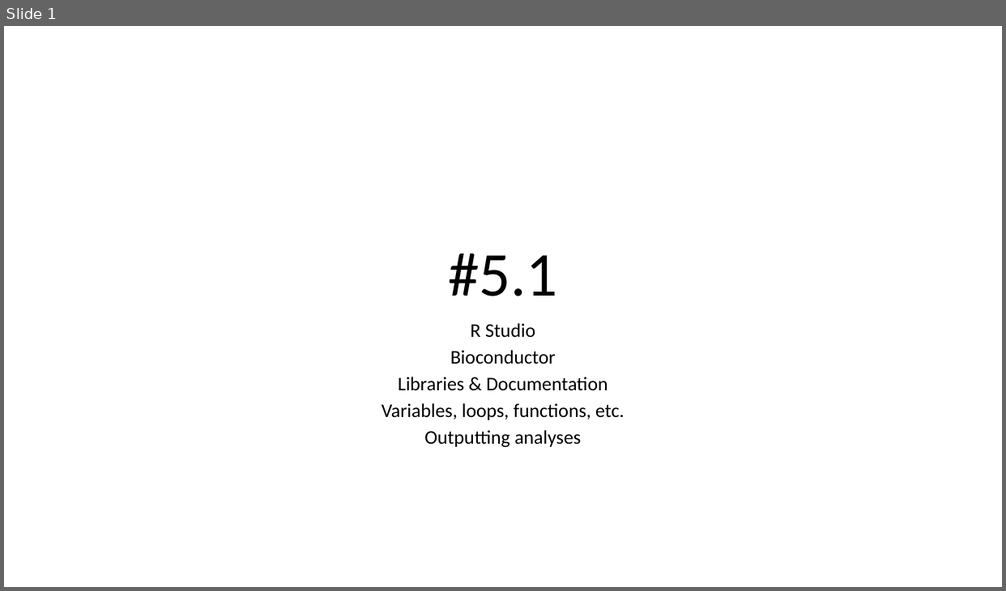
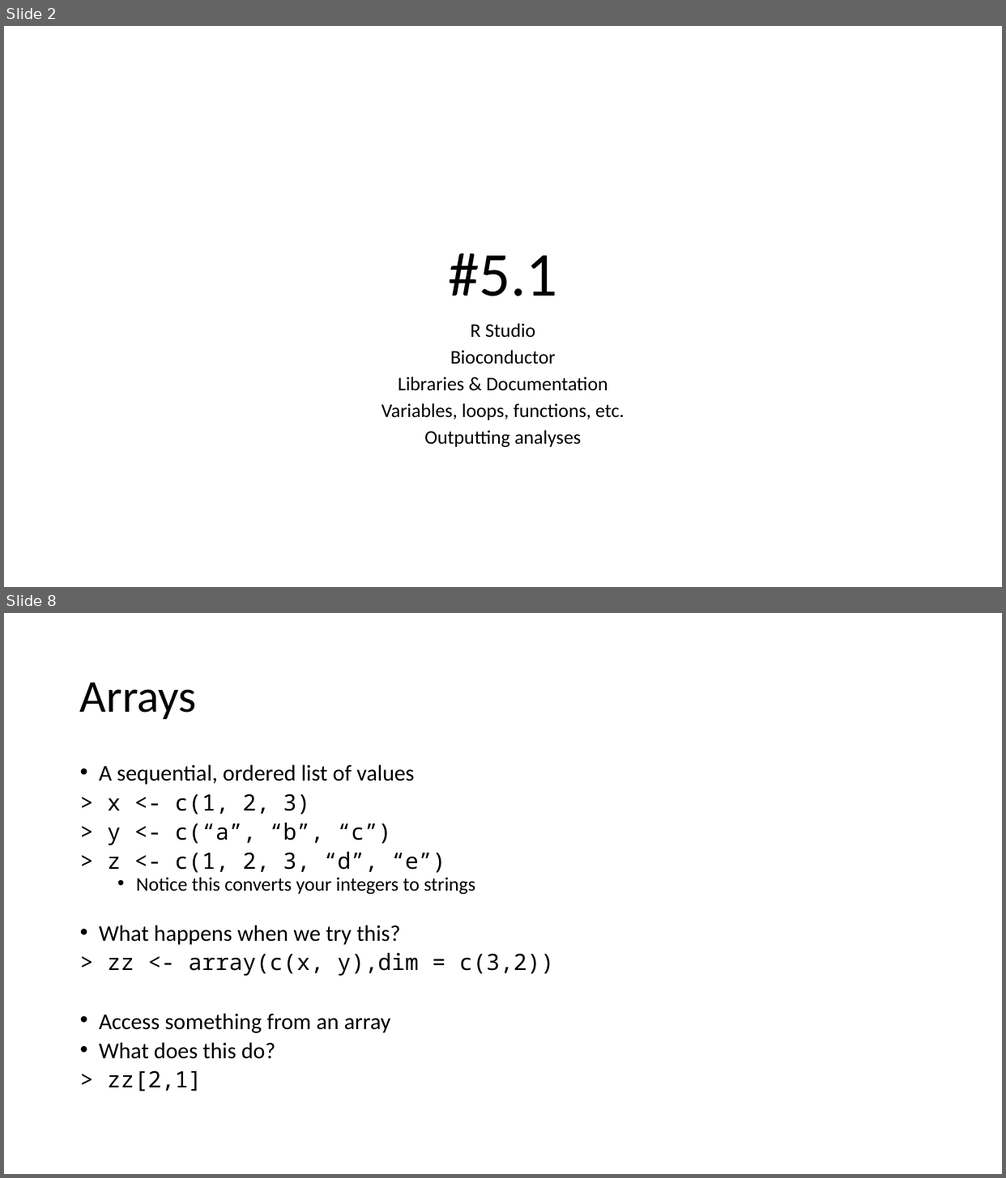
Before and after one commit to j-berg/bioinformatics-bootcamp, a slide deck: class_5_1/class_5_1.pptx. Shown one above the other, each under a label of ours: slide 1 before the commit, slides 2 and 8 after it; the slides between them are not shown. The pictures are 1006x591 and 1006x1178 pixels, drawn with LibreOffice and Linux fonts; fonts in the diff are those of the drawing. Boxes give left, top, right and bottom in pixels: in the first picture for what was removed or moved away, otherwise in the second. Text is boxed around its words. In the diff, an @@ line names an element or a change of style, - is before the commit and + after.

```diff
--- a/class_5_1/class_5_1.pptx
+++ b/class_5_1/class_5_1.pptx
@@ slide 8 added at (4, 613, 1002, 1174), background #FFFFFF @@
@@ title added at (80, 682, 197, 719), 44 pt, text #000000 @@
+Arrays
@@ text added at (99, 764, 554, 1092), 21.7 pt, text #000000 @@
+• A sequential, ordered list of values
+> x <- c(1, 2, 3)
+> y <- c(“a”, “b”, “c”)
+> z <- c(1, 2, 3, “d”, “e”)
+  • Notice this converts your integers to strings
+• What happens when we try this?
+> zz <- array(c(x, y),dim = c(3,2))
+• Access something from an array
+• What does this do?
+> zz[2,1]
@@ what was slide 1 is now slide 2 @@
```
Also in this commit, not shown: 29 other slides added, 7 other files.
